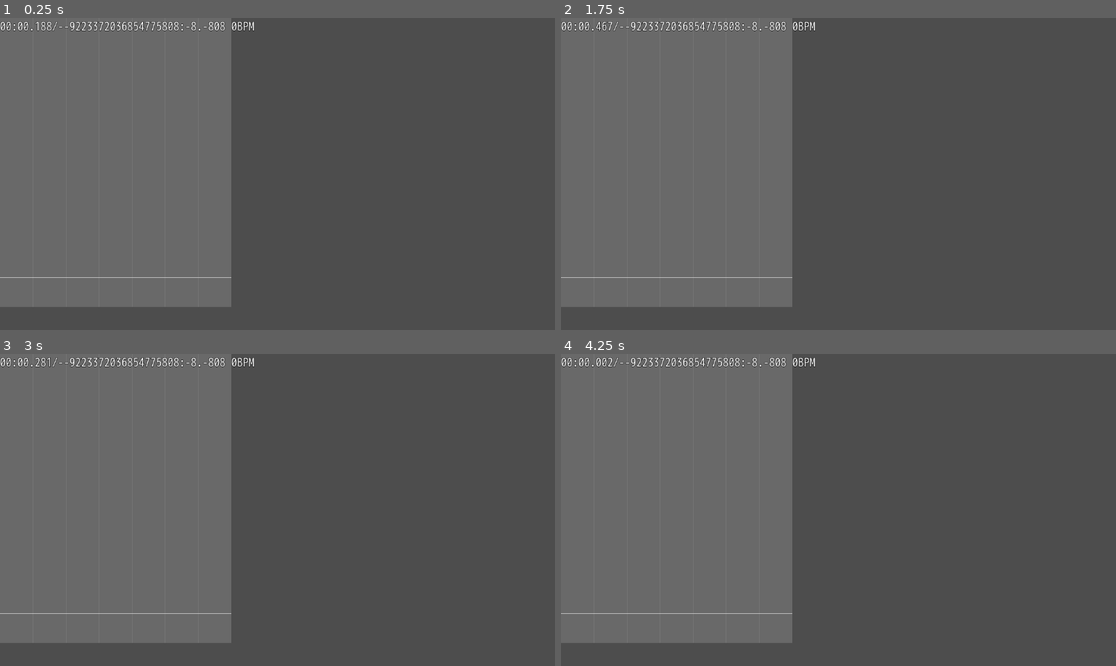
Above: before the commit, frames 1-4 (two rows, left to right).
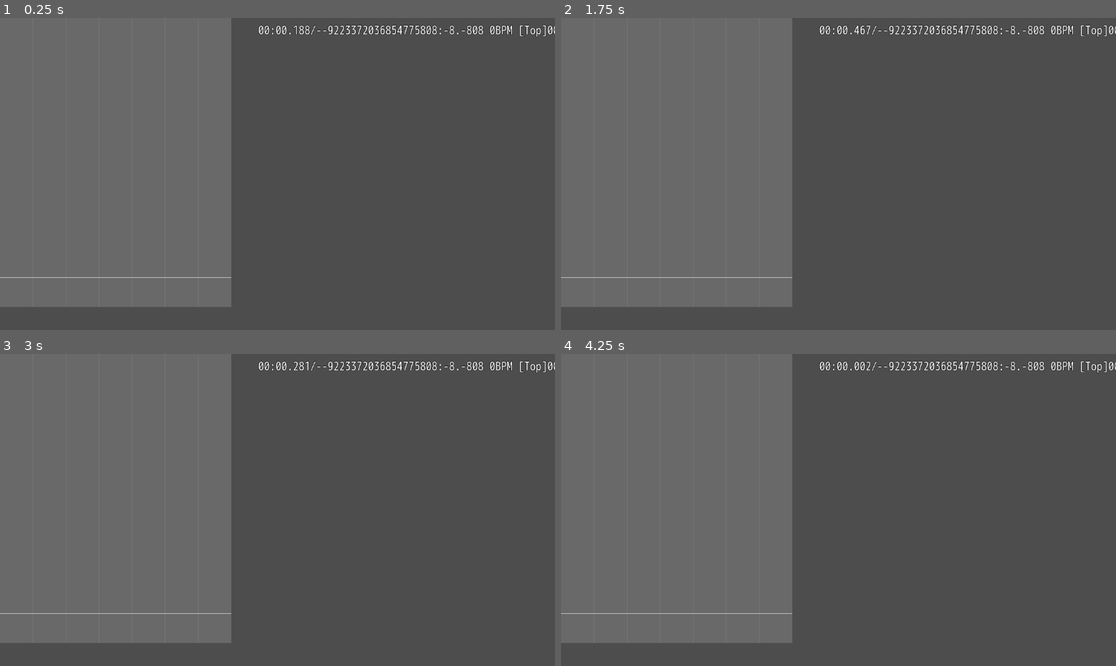
Above: after the commit, the same moments.

Repository: syun77/gd_rhythm_game
Game: Godot game, scene res://Main.tscn
Same seed, same stepped clock (60 frames per second), same inputs: the game is played once before the commit and once after it. Sound files missing from this copy of the repository are replaced by a short silence.
Inputs:
- Up to frame 1 (0.25 s): no input
- Up to frame 2 (1.75 s): tap Enter at 0.5 s; tap R (reset) at 1.25 s
- Up to frame 3 (3 s): tap R (reset) at 2, 2.75 s
- Up to frame 4 (4.25 s): tap R (reset) at 3.5, 4.15 s

The runs differ from the first frame. In frame 1, 1.2% of the frame differs, in the area x 0-100%, y 1-7%; in frame 2, 1.2%; in frame 3, 1.2%; in frame 4, 1.2%.

Commit message:
トップの時間を取得できるようにした

Diff:
--- a/gd_rhythm_game/Main.gd
+++ b/gd_rhythm_game/Main.gd
@@ -74,6 +74,7 @@
 	_label_now_time.text = TimeMgr.time_to_str(TimeMgr.get_now_time())
 	_label_now_time.text += "/" + TimeMgr.time_to_str(TimeMgr.get_total_time())
 	_label_now_time.text += " %dBPM"%int(TimeMgr.get_bpm())
+	_label_now_time.text += " [Top]" + TimeMgr.time_to_str(TimeMgr.get_starting_display_time())
 
 ## 更新 > デバッグ.
 func _update_debug() -> void:
--- a/gd_rhythm_game/Main.tscn
+++ b/gd_rhythm_game/Main.tscn
@@ -12,8 +12,10 @@
 [node name="UILayer" type="CanvasLayer" parent="."]
 
 [node name="NowTime" type="Label" parent="UILayer"]
-offset_right = 40.0
-offset_bottom = 23.0
+offset_left = 536.0
+offset_top = 8.0
+offset_right = 752.0
+offset_bottom = 45.0
 text = "NowTIme: 00:00.000"
 label_settings = ExtResource("2_32pb6")
 
--- a/gd_rhythm_game/src/common/TimeMgr.gd
+++ b/gd_rhythm_game/src/common/TimeMgr.gd
@@ -50,6 +50,7 @@
 ## セットアップ.
 static func setup(audio:AudioStreamPlayer) -> void:
 	_audio = audio
+	# MP3ファイル前提.
 	var stream:AudioStreamMP3 = _audio.stream
 	_bpm = stream.bpm
 	_bar_beats = stream.bar_beats
@@ -69,6 +70,12 @@
 	# 時間 ÷ bps
 	return int(get_now_time() / get_beat_per_sec())
 
+## 表示開始となる時間.
+static func get_starting_display_time() -> float:
+	var now = get_now_time() # 現在時間.
+	var t = now + _top_to_now_time # 一番上となる時間.
+	return t
+
 ## BPMを取得する.
 static func get_bpm() -> float:
 	return _bpm
@@ -77,13 +84,14 @@
 static func get_bar_beats() -> float:
 	return _bar_beats
 
-## 1拍に対応する時間を取得する.
+## 1拍に対応する時間を取得する (bps[beat/sec]).
 static func get_beat_per_sec() -> float:
-	# 60sec ÷ BPM ÷ 拍数.
-	return 60.0 / _bpm# / get_bar_beats()
+	# 60sec ÷ BPM.
+	return 60.0 / _bpm
 
 ## 基準座標.
 static func get_now_screen_ofs_y() -> float:
+	# "スコアの高さ x 現在時間の割合" が現在時間の高さ.
 	return (SCORE_HEIGHT * OFS_NOW_TIME)
 static func get_now_screen_y() -> float:
 	return SCORE_OFS_Y + get_now_screen_ofs_y()
